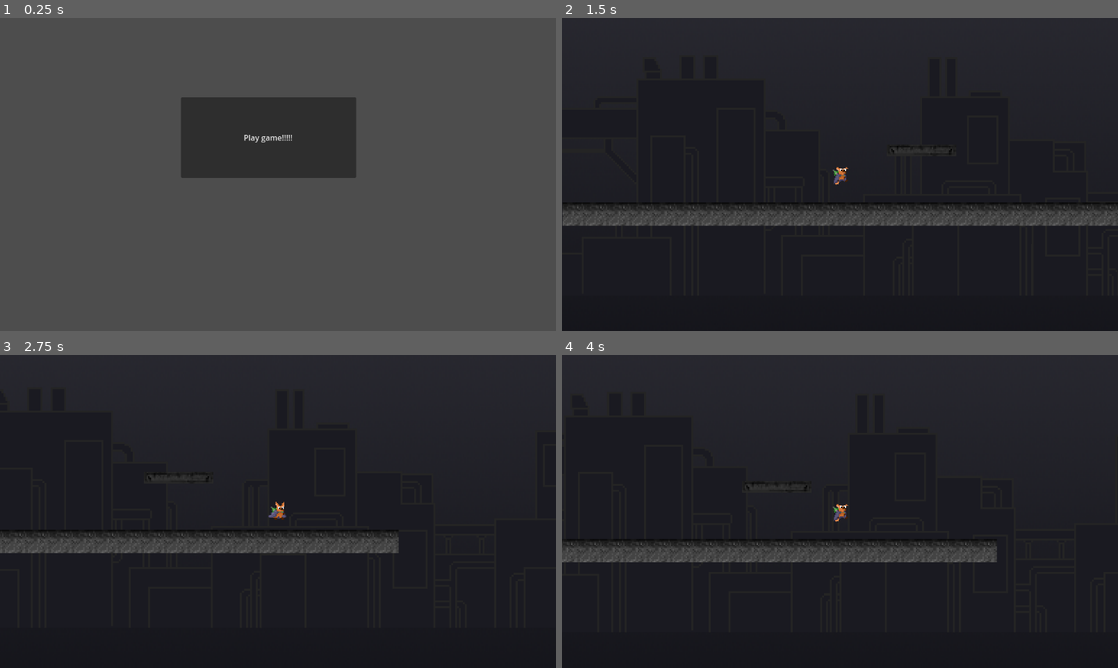
Above: before the commit, frames 1-4 (two rows, left to right).
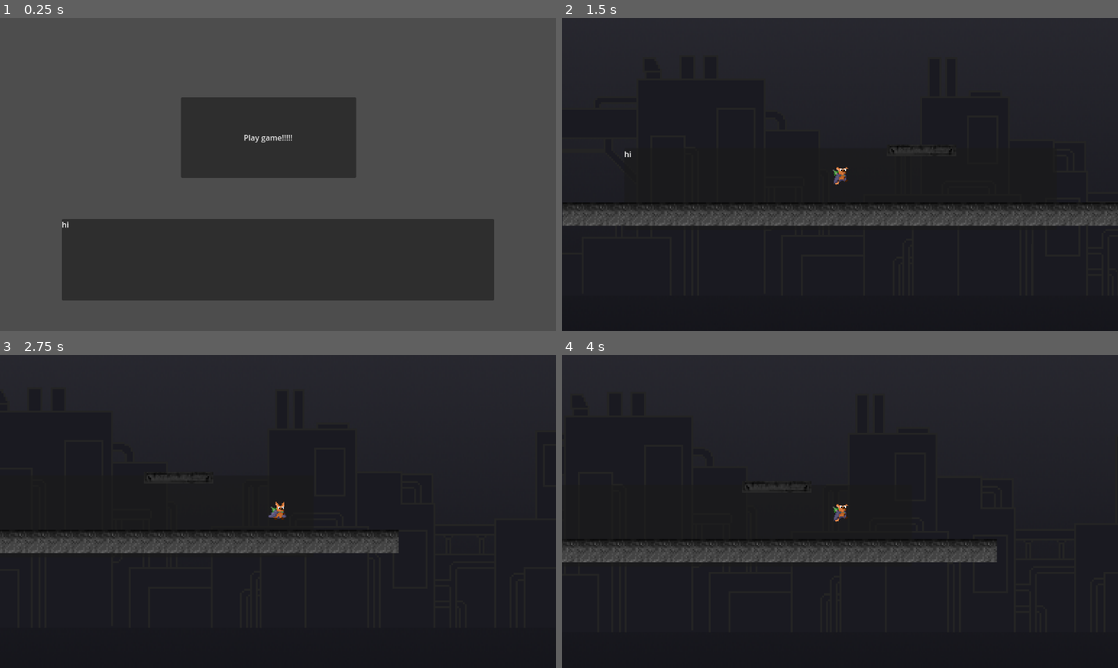
Above: after the commit, the same moments.

Repository: supereason333/untitledGame
Game: Godot game, scene res://menus/main_menu.tscn
The game is run twice, just before and just after one commit, with the same random seed, the same clock (stepped at 60 frames per second) and the same inputs.
Inputs:
- Up to frame 1 (0.25 s): no input
- Up to frame 2 (1.5 s): click "Play game!!!!!" at 0.5 s; tap Enter (ui_accept) at 1.25 s; hold Right (ui_right) from 1.28 s (still down)
- Up to frame 3 (2.75 s): keep holding Right (ui_right); tap Enter (ui_accept) at 1.52, 2.27 s
- Up to frame 4 (4 s): release Right (ui_right) at 2.78 s; hold Left (ui_left) 2.78-3.53 s; hold Right (ui_right) from 3.53 s (still down); tap Enter (ui_accept) at 3.77 s

The runs differ from the first frame. In frame 1, 20% of the frame differs, in the area x 11-89%, y 64-91%; in frame 2, less than 0.1%; in frame 3, less than 0.1%; in frame 4, less than 0.1%.

Commit message:
lore file

Diff:
--- /dev/null
+++ b/autoload/dialogue system/dialouge system.gd
@@ -0,0 +1,16 @@
+extends PanelContainer
+
+
+# Called when the node enters the scene tree for the first time.
+func _ready():
+	get_node(".").visible = false
+
+
+# Called every frame. 'delta' is the elapsed time since the previous frame.
+func _process(delta):
+	text_display("hi")
+
+
+func text_display(in_text:String):
+	get_node(".").visible = true
+	get_node("text label").text = in_text
--- /dev/null
+++ b/autoload/dialogue system/dialouge system.tscn
@@ -0,0 +1,15 @@
+[gd_scene load_steps=2 format=3 uid="uid://d0xbjlakcagab"]
+
+[ext_resource type="Script" path="res://autoload/dialogue system/dialouge system.gd" id="1_dpyuq"]
+
+[node name="dialogue container" type="PanelContainer"]
+offset_left = 128.0
+offset_top = 416.0
+offset_right = 1024.0
+offset_bottom = 585.0
+script = ExtResource("1_dpyuq")
+
+[node name="text label" type="RichTextLabel" parent="."]
+layout_mode = 2
+text = "text"
+fit_content = true
--- /dev/null
+++ b/gui/gui.tscn
@@ -0,0 +1,3 @@
+[gd_scene format=3 uid="uid://bil0to7mmquwm"]
+
+[node name="CanvasLayer" type="CanvasLayer"]
--- a/player/player.tscn
+++ b/player/player.tscn
@@ -1,24 +1,24 @@
 [gd_scene load_steps=28 format=3 uid="uid://cxsnf6uw6i618"]
 
-[ext_resource type="Texture2D" uid="uid://c8qeim2ejoavy" path="res://sprites/charc/fall/fall1.png" id="1_hdc2g"]
 [ext_resource type="Script" path="res://player/player.gd" id="1_oofnr"]
-[ext_resource type="Texture2D" uid="uid://bs2pvra2tyk1f" path="res://sprites/charc/idle/idle1.png" id="1_s4ebh"]
-[ext_resource type="Texture2D" uid="uid://dwbmcsp66gaa3" path="res://sprites/charc/idle/idle2.png" id="2_bed73"]
-[ext_resource type="Texture2D" uid="uid://7w5o14l5ppxp" path="res://sprites/charc/fall/fall2.png" id="2_tfyf5"]
-[ext_resource type="Texture2D" uid="uid://bs87biivv6hty" path="res://sprites/charc/idle/idle3.png" id="3_lf4ug"]
-[ext_resource type="Texture2D" uid="uid://bqnns8cjiq1w" path="res://sprites/charc/idle/idle4.png" id="4_g8a6b"]
-[ext_resource type="Texture2D" uid="uid://dp4mf25i55651" path="res://sprites/charc/jump/jump1.png" id="7_3usng"]
-[ext_resource type="Texture2D" uid="uid://d17hklxtk3dh1" path="res://sprites/charc/run/run1.png" id="8_v6rby"]
-[ext_resource type="Texture2D" uid="uid://c57gx5jipvjlw" path="res://sprites/charc/run/run2.png" id="9_jmbhv"]
-[ext_resource type="Texture2D" uid="uid://d72l7h6f1heu" path="res://sprites/charc/run/run3.png" id="10_hh2j2"]
-[ext_resource type="Texture2D" uid="uid://c2nx2q1imxgi4" path="res://sprites/charc/run/run4.png" id="11_t3lkj"]
-[ext_resource type="Texture2D" uid="uid://co30adqeut6e7" path="res://sprites/charc/run/run5.png" id="12_n1bwp"]
-[ext_resource type="Texture2D" uid="uid://t2bmvyflvutx" path="res://sprites/charc/run/run6.png" id="13_w3skx"]
-[ext_resource type="Texture2D" uid="uid://cbcjfqvd7dvh3" path="res://sprites/charc/run/run7.png" id="14_su7u3"]
-[ext_resource type="Texture2D" uid="uid://cf0gx1aatgu8s" path="res://sprites/charc/run/run8.png" id="15_td6ie"]
-[ext_resource type="Texture2D" uid="uid://b3ueobsngh6me" path="res://sprites/charc/run/run9.png" id="16_o0nux"]
-[ext_resource type="Texture2D" uid="uid://qptmyjvm2k4v" path="res://sprites/charc/run/run10.png" id="17_q8bah"]
-[ext_resource type="Texture2D" uid="uid://bvn8ggysprw2h" path="res://sprites/charc/run/run11.png" id="18_vgfq2"]
+[ext_resource type="Texture2D" uid="uid://c8qeim2ejoavy" path="res://textures/sprites/charc/fall/fall1.png" id="2_3c88j"]
+[ext_resource type="Texture2D" uid="uid://7w5o14l5ppxp" path="res://textures/sprites/charc/fall/fall2.png" id="3_jwfwo"]
+[ext_resource type="Texture2D" uid="uid://bs2pvra2tyk1f" path="res://textures/sprites/charc/idle/idle1.png" id="4_ai3ab"]
+[ext_resource type="Texture2D" uid="uid://dwbmcsp66gaa3" path="res://textures/sprites/charc/idle/idle2.png" id="5_hjmxr"]
+[ext_resource type="Texture2D" uid="uid://bs87biivv6hty" path="res://textures/sprites/charc/idle/idle3.png" id="6_onppa"]
+[ext_resource type="Texture2D" uid="uid://bqnns8cjiq1w" path="res://textures/sprites/charc/idle/idle4.png" id="7_1yhvf"]
+[ext_resource type="Texture2D" uid="uid://dp4mf25i55651" path="res://textures/sprites/charc/jump/jump1.png" id="8_0xg45"]
+[ext_resource type="Texture2D" uid="uid://d17hklxtk3dh1" path="res://textures/sprites/charc/run/run1.png" id="9_33b8m"]
+[ext_resource type="Texture2D" uid="uid://c57gx5jipvjlw" path="res://textures/sprites/charc/run/run2.png" id="10_jt03g"]
+[ext_resource type="Texture2D" uid="uid://d72l7h6f1heu" path="res://textures/sprites/charc/run/run3.png" id="11_x0nqr"]
+[ext_resource type="Texture2D" uid="uid://c2nx2q1imxgi4" path="res://textures/sprites/charc/run/run4.png" id="12_gtaaf"]
+[ext_resource type="Texture2D" uid="uid://co30adqeut6e7" path="res://textures/sprites/charc/run/run5.png" id="13_y7c8i"]
+[ext_resource type="Texture2D" uid="uid://t2bmvyflvutx" path="res://textures/sprites/charc/run/run6.png" id="14_lv70l"]
+[ext_resource type="Texture2D" uid="uid://cbcjfqvd7dvh3" path="res://textures/sprites/charc/run/run7.png" id="15_yo00q"]
+[ext_resource type="Texture2D" uid="uid://cf0gx1aatgu8s" path="res://textures/sprites/charc/run/run8.png" id="16_vl2p0"]
+[ext_resource type="Texture2D" uid="uid://b3ueobsngh6me" path="res://textures/sprites/charc/run/run9.png" id="17_bwoe7"]
+[ext_resource type="Texture2D" uid="uid://qptmyjvm2k4v" path="res://textures/sprites/charc/run/run10.png" id="18_hhne8"]
+[ext_resource type="Texture2D" uid="uid://bvn8ggysprw2h" path="res://textures/sprites/charc/run/run11.png" id="19_8kqaf"]
 
 [sub_resource type="CapsuleShape2D" id="CapsuleShape2D_hekaw"]
 height = 32.0
@@ -27,10 +27,10 @@
 animations = [{
 "frames": [{
 "duration": 1.0,
-"texture": ExtResource("1_hdc2g")
-}, {
-"duration": 1.0,
-"texture": ExtResource("2_tfyf5")
+"texture": ExtResource("2_3c88j")
+}, {
+"duration": 1.0,
+"texture": ExtResource("3_jwfwo")
 }],
 "loop": true,
 "name": &"Fall",
@@ -38,16 +38,16 @@
 }, {
 "frames": [{
 "duration": 1.0,
-"texture": ExtResource("1_s4ebh")
-}, {
-"duration": 1.0,
-"texture": ExtResource("2_bed73")
-}, {
-"duration": 1.0,
-"texture": ExtResource("3_lf4ug")
-}, {
-"duration": 1.0,
-"texture": ExtResource("4_g8a6b")
+"texture": ExtResource("4_ai3ab")
+}, {
+"duration": 1.0,
+"texture": ExtResource("5_hjmxr")
+}, {
+"duration": 1.0,
+"texture": ExtResource("6_onppa")
+}, {
+"duration": 1.0,
+"texture": ExtResource("7_1yhvf")
 }],
 "loop": true,
 "name": &"Idle",
@@ -55,7 +55,7 @@
 }, {
 "frames": [{
 "duration": 1.0,
-"texture": ExtResource("7_3usng")
+"texture": ExtResource("8_0xg45")
 }],
 "loop": true,
 "name": &"Jump",
@@ -63,70 +63,43 @@
 }, {
 "frames": [{
 "duration": 1.0,
-"texture": ExtResource("8_v6rby")
-}, {
-"duration": 1.0,
-"texture": ExtResource("9_jmbhv")
-}, {
-"duration": 1.0,
-"texture": ExtResource("10_hh2j2")
-}, {
-"duration": 1.0,
-"texture": ExtResource("11_t3lkj")
-}, {
-"duration": 1.0,
-"texture": ExtResource("12_n1bwp")
-}, {
-"duration": 1.0,
-"texture": ExtResource("13_w3skx")
-}, {
-"duration": 1.0,
-"texture": ExtResource("14_su7u3")
-}, {
-"duration": 1.0,
-"texture": ExtResource("15_td6ie")
-}, {
-"duration": 1.0,
-"texture": ExtResource("16_o0nux")
-}, {
-"duration": 1.0,
-"texture": ExtResource("17_q8bah")
-}, {
-"duration": 1.0,
-"texture": ExtResource("18_vgfq2")
+"texture": ExtResource("9_33b8m")
+}, {
+"duration": 1.0,
+"texture": ExtResource("10_jt03g")
+}, {
+"duration": 1.0,
+"texture": ExtResource("11_x0nqr")
+}, {
+"duration": 1.0,
+"texture": ExtResource("12_gtaaf")
+}, {
+"duration": 1.0,
+"texture": ExtResource("13_y7c8i")
+}, {
+"duration": 1.0,
+"texture": ExtResource("14_lv70l")
+}, {
+"duration": 1.0,
+"texture": ExtResource("15_yo00q")
+}, {
+"duration": 1.0,
+"texture": ExtResource("16_vl2p0")
+}, {
+"duration": 1.0,
+"texture": ExtResource("17_bwoe7")
+}, {
+"duration": 1.0,
+"texture": ExtResource("18_hhne8")
+}, {
+"duration": 1.0,
+"texture": ExtResource("19_8kqaf")
 }],
 "loop": true,
 "name": &"Run",
 "speed": 14.0
 }]
 
-[sub_resource type="Animation" id="Animation_hgfbq"]
-length = 0.001
-tracks/0/type = "value"
-tracks/0/imported = false
-tracks/0/enabled = true
-tracks/0/path = NodePath("AnimatedSprite2D:frame")
-tracks/0/interp = 1
-tracks/0/loop_wrap = true
-tracks/0/keys = {
-"times": PackedFloat32Array(0),
-"transitions": PackedFloat32Array(1),
-"update": 1,
-"values": [0]
-}
-tracks/1/type = "value"
-tracks/1/imported = false
-tracks/1/enabled = true
-tracks/1/path = NodePath("AnimatedSprite2D:animation")
-tracks/1/interp = 1
-tracks/1/loop_wrap = true
-tracks/1/keys = {
-"times": PackedFloat32Array(0),
-"transitions": PackedFloat32Array(1),
-"update": 1,
-"values": [&"Idle"]
-}
-
 [sub_resource type="Animation" id="Animation_xpql8"]
 resource_name = "fall"
 length = 0.4
@@ -213,6 +186,33 @@
 "transitions": PackedFloat32Array(1),
 "update": 1,
 "values": [&"Jump"]
+}
+
+[sub_resource type="Animation" id="Animation_hgfbq"]
+length = 0.001
+tracks/0/type = "value"
+tracks/0/imported = false
+tracks/0/enabled = true
+tracks/0/path = NodePath("AnimatedSprite2D:frame")
+tracks/0/interp = 1
+tracks/0/loop_wrap = true
+tracks/0/keys = {
+"times": PackedFloat32Array(0),
+"transitions": PackedFloat32Array(1),
+"update": 1,
+"values": [0]
+}
+tracks/1/type = "value"
+tracks/1/imported = false
+tracks/1/enabled = true
+tracks/1/path = NodePath("AnimatedSprite2D:animation")
+tracks/1/interp = 1
+tracks/1/loop_wrap = true
+tracks/1/keys = {
+"times": PackedFloat32Array(0),
+"transitions": PackedFloat32Array(1),
+"update": 1,
+"values": [&"Idle"]
 }
 
 [sub_resource type="Animation" id="Animation_psg2t"]
--- a/project.godot
+++ b/project.godot
@@ -15,6 +15,10 @@
 config/features=PackedStringArray("4.1", "Mobile")
 config/icon="res://icon.svg"
 
+[autoload]
+
+DialougeSystem="*res://autoload/dialogue system/dialouge system.tscn"
+
 [display]
 
 window/stretch/mode="viewport"
--- a/testing/testing.tscn
+++ b/testing/testing.tscn
@@ -2,8 +2,8 @@
 
 [ext_resource type="PackedScene" uid="uid://cgetv8kfh50a2" path="res://backgrounds/factory_bg.tscn" id="1_j7v18"]
 [ext_resource type="PackedScene" uid="uid://cxsnf6uw6i618" path="res://player/player.tscn" id="2_to3do"]
-[ext_resource type="Texture2D" uid="uid://dprft2xf6mg2o" path="res://tilesets/grad tileset.png" id="3_hfa13"]
-[ext_resource type="Texture2D" uid="uid://cakfatg8cdduu" path="res://tilesets/slate metal tileset.png" id="4_dvnwf"]
+[ext_resource type="Texture2D" uid="uid://dprft2xf6mg2o" path="res://textures/tilesets/grad tileset.png" id="3_3ovgc"]
+[ext_resource type="Texture2D" uid="uid://cakfatg8cdduu" path="res://textures/tilesets/slate metal tileset.png" id="4_n3os1"]
 
 [sub_resource type="RectangleShape2D" id="RectangleShape2D_htxdh"]
 size = Vector2(1201.5, 121)
@@ -12,7 +12,7 @@
 size = Vector2(144.375, 24)
 
 [sub_resource type="TileSetAtlasSource" id="TileSetAtlasSource_srmmd"]
-texture = ExtResource("3_hfa13")
+texture = ExtResource("3_3ovgc")
 1:1/0 = 0
 3:1/0 = 0
 5:1/0 = 0
@@ -58,7 +58,7 @@
 18:7/0 = 0
 
 [sub_resource type="TileSetAtlasSource" id="TileSetAtlasSource_m26yj"]
-texture = ExtResource("4_dvnwf")
+texture = ExtResource("4_n3os1")
 1:1/0 = 0
 3:1/0 = 0
 5:1/0 = 0
Not shown, added: LORE/LORE.txt
Not shown, removed: sprites/charc/fall/fall1.png.import
Not shown, removed: sprites/charc/fall/fall2.png.import
Not shown, removed: sprites/charc/idle/idle1.png.import
Not shown, removed: sprites/charc/idle/idle2.png.import
Not shown, removed: sprites/charc/idle/idle3.png.import
Not shown, removed: sprites/charc/idle/idle4.png.import
Not shown, removed: sprites/charc/jump/jump1.png.import
Not shown, removed: sprites/charc/run/run1.png.import
Not shown, removed: sprites/charc/run/run10.png.import
Not shown, removed: sprites/charc/run/run11.png.import
Not shown, removed: sprites/charc/run/run2.png.import
(and 96 more such lines)
